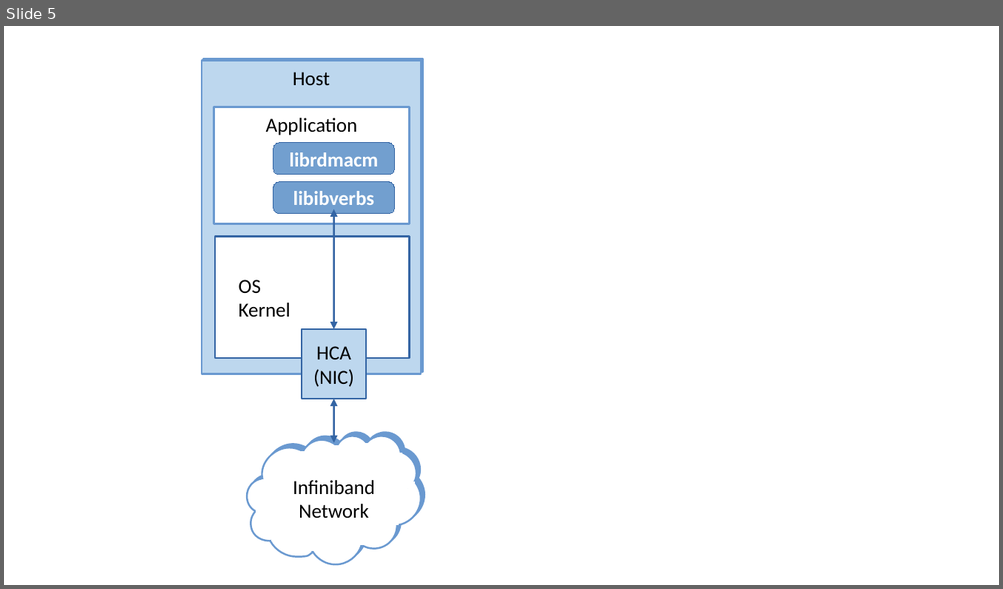
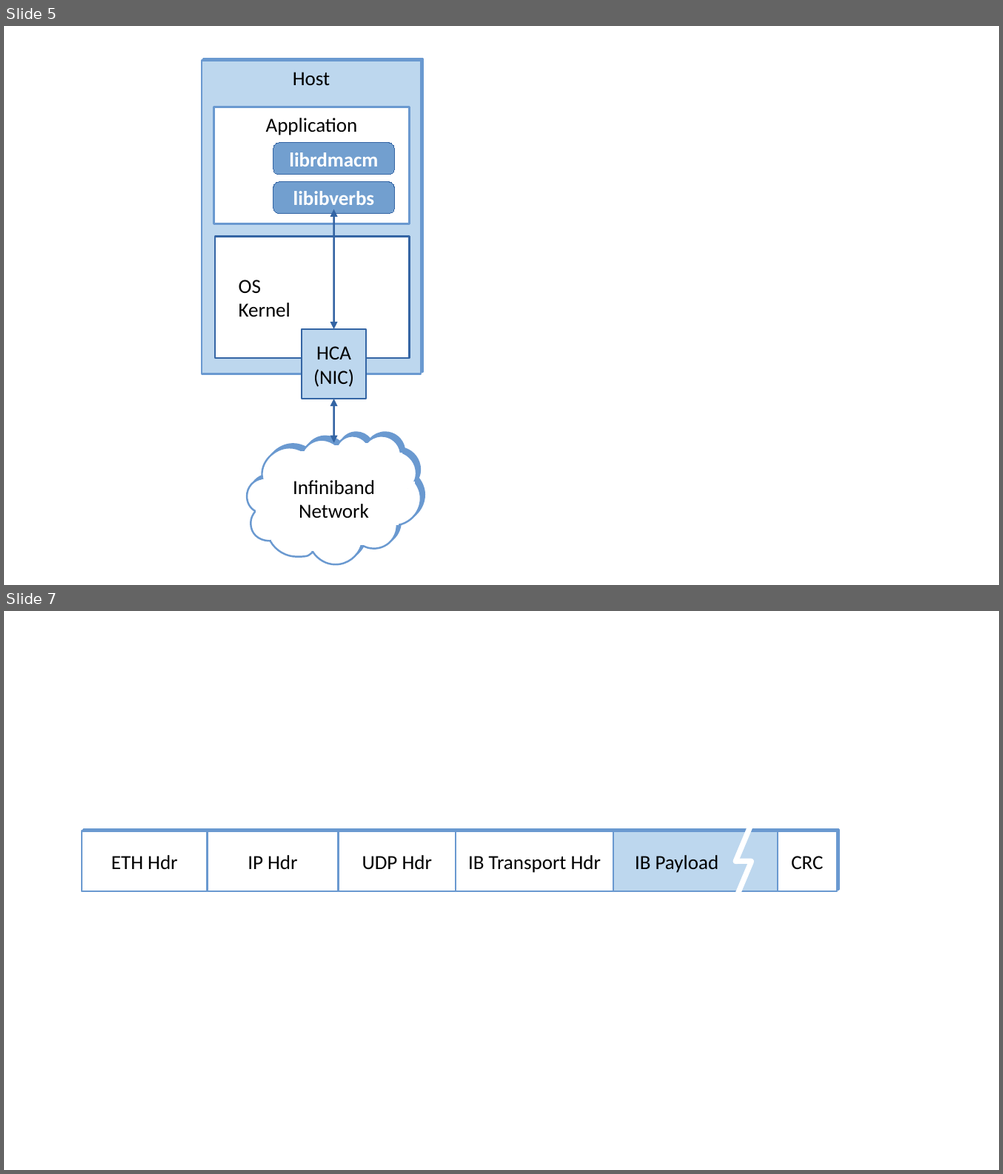
Before and after one commit to SystemsApproach/7E, a slide deck: message/figures/message.odp. Shown one above the other, each under a label of ours: slide 5 before the commit, slides 5 and 7 after it; the slides between them are not shown. The pictures are 1003x589 and 1003x1174 pixels, drawn with LibreOffice and Linux fonts; fonts in the diff are those of the drawing. Boxes give left, top, right and bottom in pixels: in the first picture for what was removed or moved away, otherwise in the second. Text is boxed around its words. In the diff, an @@ line names an element or a change of style, - is before the commit and + after.

```diff
--- a/message/figures/message.odp
+++ b/message/figures/message.odp
@@ slide 7 added at box(4, 611, 999, 1170), background #FFFFFF @@
@@ rectangle added at box(82, 832, 837, 891), fill #FFFFFF, outline #6A99D0 1.45 pt @@
@@ rectangle added at box(82, 832, 207, 891), fill #FFFFFF, outline #6A99D0 1.45 pt, 16 pt, text #000000 @@
+ETH Hdr
@@ rectangle added at box(207, 832, 338, 891), fill #FFFFFF, outline #6A99D0 1.45 pt, 16 pt, text #000000 @@
+IP Hdr
@@ rectangle added at box(338, 832, 455, 891), fill #FFFFFF, outline #6A99D0 1.45 pt, 16 pt, text #000000 @@
+UDP Hdr
@@ rectangle added at box(455, 832, 613, 891), fill #FFFFFF, outline #6A99D0 1.45 pt, 16 pt, text #000000 @@
+IB Transport Hdr
@@ rectangle added at box(612, 832, 777, 891), fill #BDD7EE, outline #6A99D0 1.45 pt, 16 pt, text #000000 @@
+IB Payload
@@ line added from (751, 824) to (736, 862), #FFFFFF 4.31 pt @@
@@ rectangle added at box(777, 832, 837, 891), fill #FFFFFF, outline #6A99D0 1.45 pt, 16 pt, text #000000 @@
+CRC
@@ line added from (751, 862) to (736, 899), #FFFFFF 4.31 pt @@
@@ line added from (751, 862) to (736, 862), #FFFFFF 4.31 pt @@
```
Also in this commit, not shown: 1 other slide added, 7 other files.
